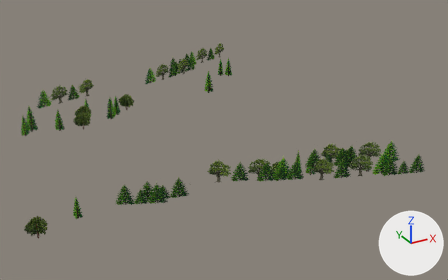
An edit to the glTF model Pixel Golf/assets/Exterior Scenery/trees.glb, drawn before and after from the same camera.
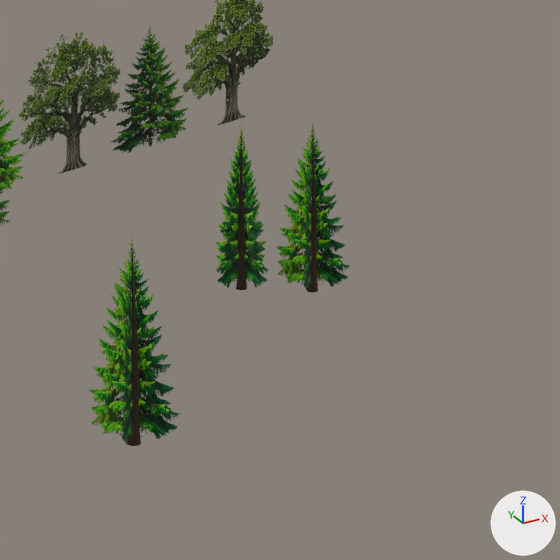
Each version is shown whole from a 50 mm camera at (-206.7, -539.4, 285.3) aimed at (72.7, -31.3, 31.3), then close up on the part from 43% to 57% of the width and 16% to 38% of the height. Lighting does not change. The marker at lower right points along +X, +Y and +Z. The first two pictures are the older version. Where no turn or scale is listed for an object, it has been applied to the vertices. Vertices at exactly the same position are counted once.

The older version as bpy lines, for what is in view:
```python
me_plane_032 = bpy.data.meshes.new('Plane.032')
me_plane_032.from_pydata(...)  # 2090 vertices, 3478 faces; spans x -143.0..199.0, y -202.0..197.0, z 14.0..66.0
# faces by material slot: [26, 2762, 336, 210, 144]
me_plane_032.materials.append(mat_tree_billboard)  # picture img_tree_balance_card__1__tree_balance_alpha_card__1
me_plane_032.materials.append(mat_gradient_tilesheet_rough)  # picture img_t_baselinepalette
me_plane_032.materials.append(mat_fir_tree)  # picture img_tree_tree_alpha
me_plane_032.materials.append(mat_gradient_tilesheet)  # picture img_t_baselinepalette
me_plane_032.materials.append(mat_oak_tree)  # picture img_tree_2_tree_2_alpha
ob_trees = bpy.data.objects.new('Trees', me_plane_032)
ob_trees.location = (0.0, 0.0, 0.0)
```
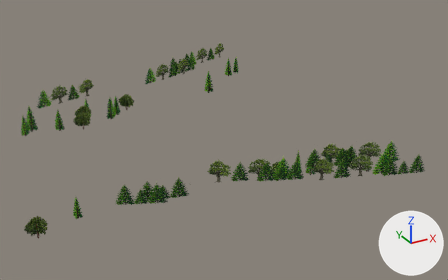
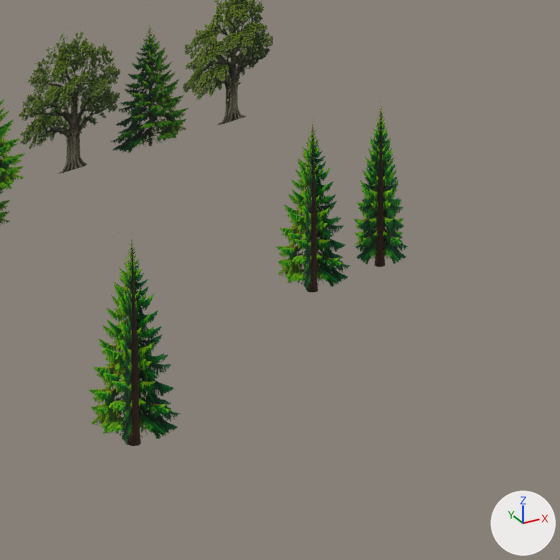
The change in detail:
me_plane_032 has 2090 vertices, 3478 faces and spans x -143.0..199.0, y -202.0..197.0, z 14.0..66.0.
me_plane_032 is used by ob_trees; location (0.0, 0.0, 0.0).
me_plane_032 part 1: the loose piece of 37 vertices spanning x 169.0..171.0, y 154.0..156.0, z 32.0..57.0 is moved by (23.0, 0.0, 0.0).
me_plane_032 part 2: the loose piece of 8 vertices spanning x 168.0..172.0, y 149.0..161.0, z 33.0..57.0 is moved by (23.0, 0.0, 0.0).
me_plane_032 part 3: the loose piece of 8 vertices spanning x 164.0..176.0, y 153.0..157.0, z 33.0..57.0 is moved by (23.0, 0.0, 0.0).

Changed parts and their boxes (x1, y1, x2, y2) in the close-ups (560 x 560 px; the box of a moved part takes in the faces that stretch with it):
'Trees', reshaped: before (0, 0, 350, 446); after (0, 0, 408, 446)
part 1 of me_plane_032, moved or reshaped: before (236, 132, 247, 290); after (374, 114, 385, 267)
part 2 of me_plane_032, moved or reshaped: before (215, 129, 269, 287); after (354, 111, 408, 264)
part 3 of me_plane_032, moved or reshaped: before (216, 130, 266, 288); after (356, 107, 403, 264)
